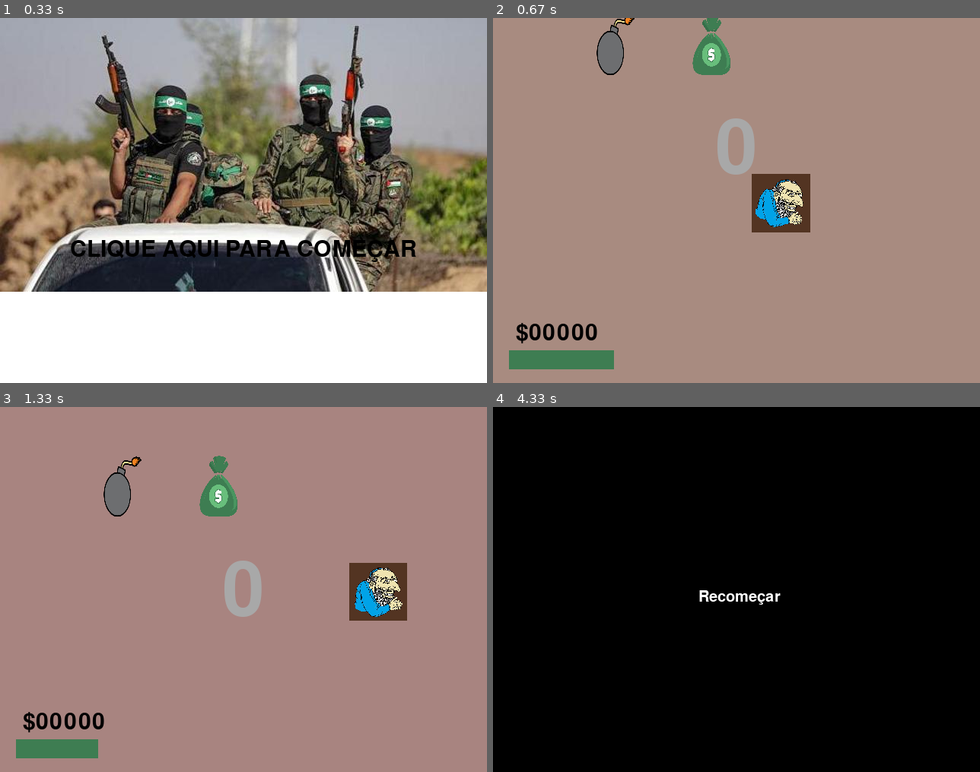
Above: before the commit, frames 1-4 (two rows, left to right).
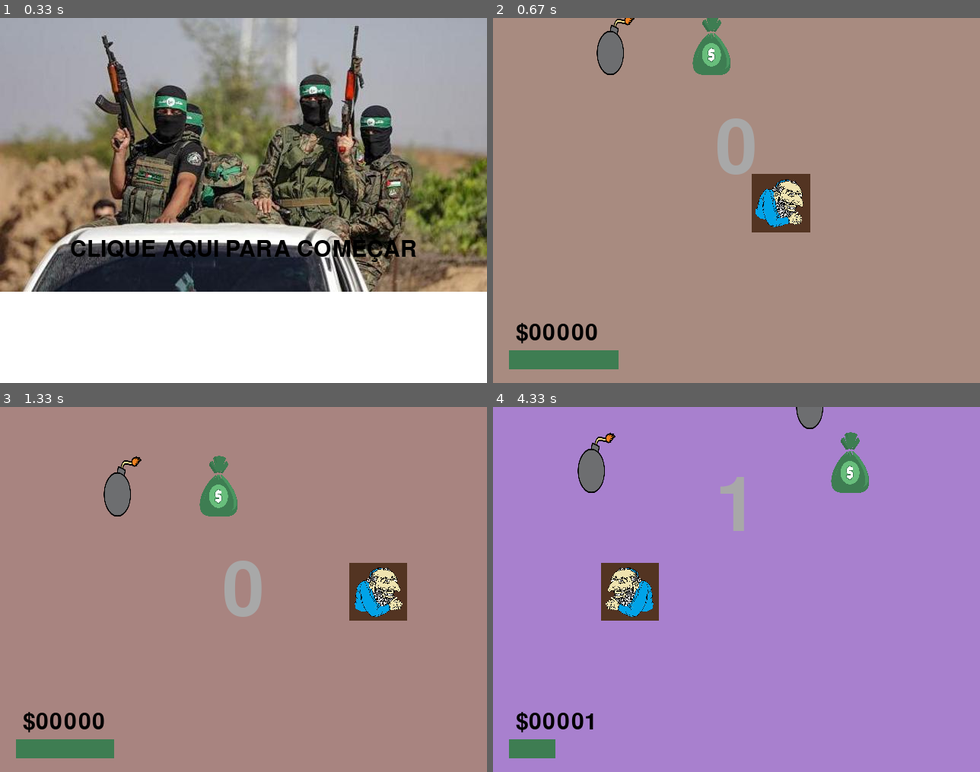
Above: after the commit, the same moments.

Repository: insper-classroom/projeto-pygame-jogo-thais-e-gustavo-valente
Game: pygame game, started from assets/src/jogo.py
The game is run twice, just before and just after one commit, with the same random seed, the same clock (stepped at 60 frames per second) and the same inputs.
Inputs (mouse positions are in pixels of both pictures, inside the frame that each line leads up to):
- Up to frame 1 (0.33 s): no input
- Up to frame 2 (0.67 s): click "CLIQUE AQUI PARA COMEÇAR" at 0.38 s
- Up to frame 3 (1.33 s): click (126, 593) at 0.72 s; click (316, 461) at 1.05 s
- Up to frame 4 (4.33 s): click (746, 465) at 1.38 s; click (741, 629) at 1.72 s; click (863, 647) at 2.05 s; click (863, 556) at 2.38 s; click (911, 560) at 2.72 s; click (906, 662) at 3.05 s; click (755, 574) at 3.38 s; click (629, 523) at 3.72 s; click (867, 629) at 4.05 s

Frame 1 is identical in both runs. In frame 2, less than 0.1% of the frame differs, in the area x 24-26%, y 91-97%; in frame 3, 0.2%; in frame 4, 99%, in the area x 0-100%, y 0-100%.

Commit message:
vida 0.25

Diff:
--- a/assets/src/jogo.py
+++ b/assets/src/jogo.py
@@ -144,7 +144,7 @@
         pygame.draw.rect(window,(62, 125, 82),(21,437,150*(vida/100),25))
 
 
-        vida -= 0.5*deltat
+        vida -= 0.25*deltat
         if vida <= 0 and not morto:
             morto = True
 
